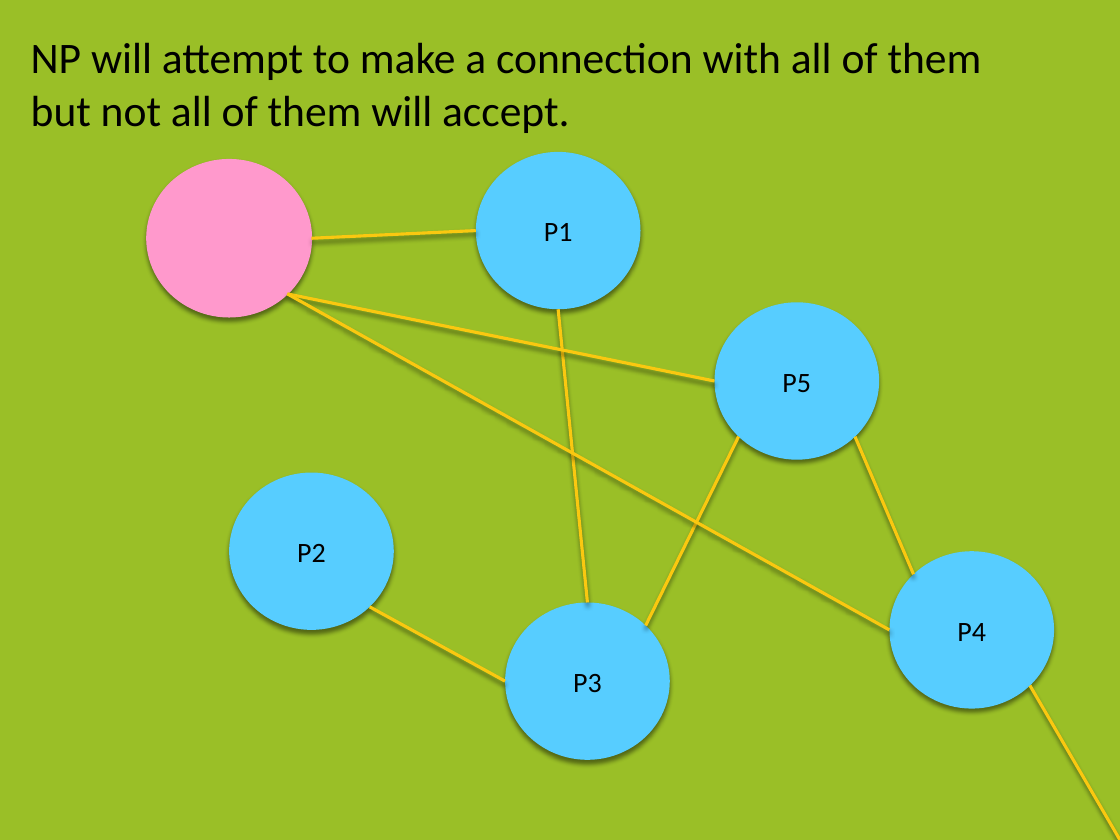
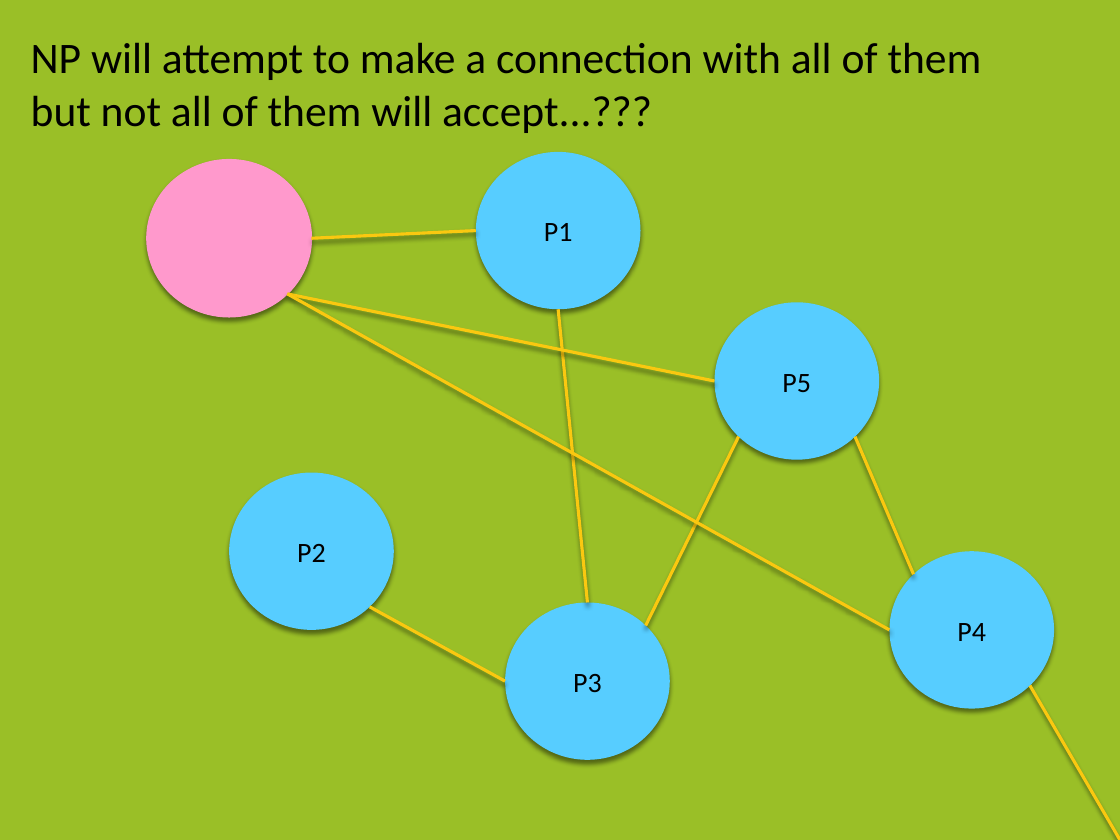
Before and after one commit to janeriongcol/ndsg-chupacabra, a slide deck: slide 59 of Presentations/Mock Presentation.pptx (slide 61 before the commit). Drawn at 1120x840 pixels with LibreOffice and Linux fonts; fonts in the diff are those of the drawing. Boxes give left, top, right and bottom in pixels: in the first picture for what was removed or moved away, otherwise in the second. Text is boxed around its words. In the diff, an @@ line names an element or a change of style, - is before the commit and + after.

```diff
--- a/Presentations/Mock Presentation.pptx
+++ b/Presentations/Mock Presentation.pptx
@@ text at [31, 42, 982, 133]: text changed @@
-NP will attempt to make a connection with all of them but not all of them will accept.
+NP will attempt to make a connection with all of them but not all of them will accept...???
```
Also in this commit, not shown: 16 other slides changed, 1 slide added, 3 slides removed.
